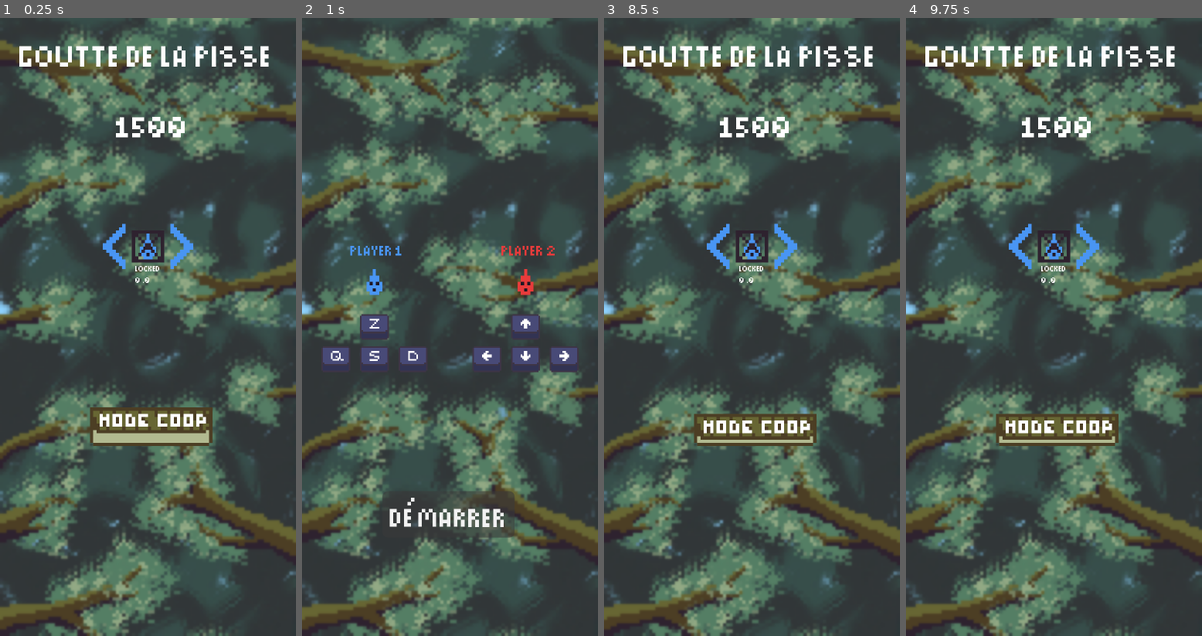
Above: before the commit, frames 1-4 (left to right).
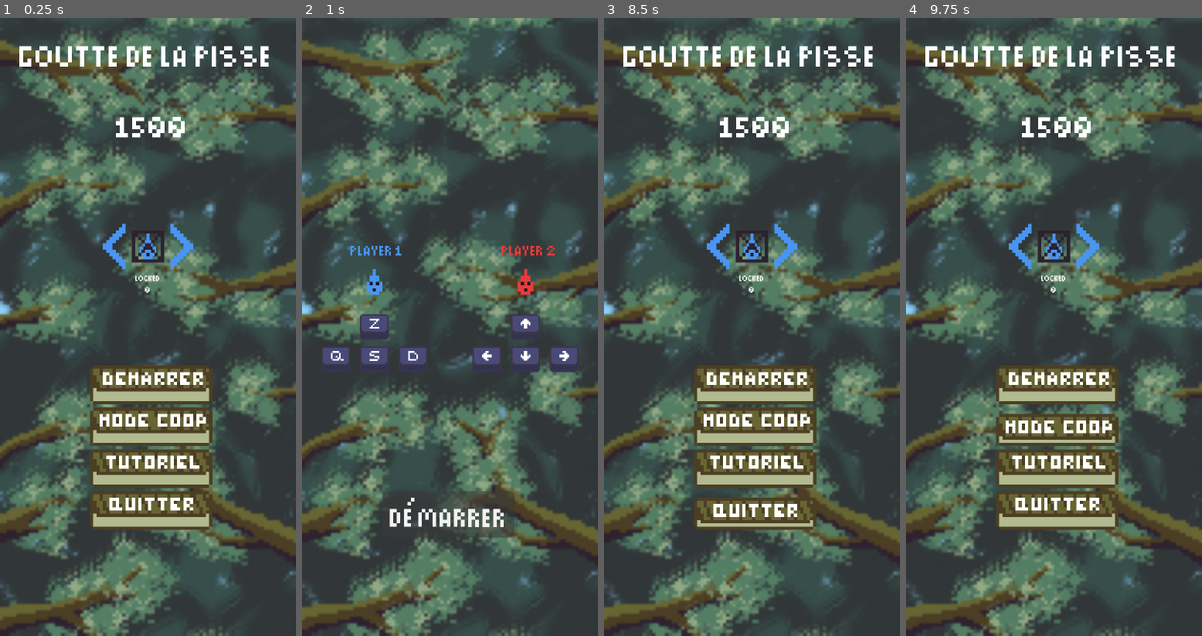
Above: after the commit, the same moments.

Repository: BrokHoly/gamejam_goutte
Game: Godot game, scene res://menu/menu.tscn
Two runs of this game, one before a commit and one after it. Both use one fixed random seed, a clock stepped at 60 frames per second and the inputs below.
Inputs (mouse positions are in pixels of both pictures, inside the frame that each line leads up to):
- Up to frame 1 (0.25 s): no input
- Up to frame 2 (1 s): click (455, 493) at 0.52 s
- Up to frame 3 (8.5 s): click "démarrer" at 1.25 s; hold D (move_right) 2.03-2.78 s; tap one key every 0.75 s from 2.1 s: Down (move_downP2) Left (move_leftP2) Right (move_rightP2) Up (move_upP2) Q (toggle_ice) Keypad 0 (toggle_iceP2) E (toggle_snow) Down (move_downP2) Left (move_leftP2); hold S (move_down) 2.78-3.53 s; hold D (move_right) 3.53-4.28 s; hold W (move_up) 4.28-5.03 s; hold A (move_left) 5.03-6.53 s; hold S (move_down) 6.53-7.28 s; hold D (move_right) 7.28-8.03 s; hold W (move_up) from 8.03 s (still down)
- Up to frame 4 (9.75 s): release W (move_up) at 8.75 s; click (1059, 549) at 8.77 s; click (1051, 432) at 9.5 s, where only the run before the commit has a clickable "retoure"

The runs differ from the first frame. In frame 1, 7.5% of the frame differs, in the area x 30-72%, y 40-83%; in frame 2, nothing differs; in frame 3, 8.7%; in frame 4, 7.5%.

Commit message:
menu changes + ui

Diff:
--- a/game_manager.gd
+++ b/game_manager.gd
@@ -115,3 +115,8 @@
 		return found
 
 	return -1
+
+
+func reset_highest_score():
+	#TODO reset highest score
+	pass
--- a/menu/menu.tscn
+++ b/menu/menu.tscn
@@ -5,12 +5,18 @@
 [ext_resource type="Texture2D" uid="uid://douqq14xebfhb" path="res://Assets/Sprites/Background/fond.png" id="2_s4hbh"]
 [ext_resource type="Script" uid="uid://6em8mog78mx" path="res://menu/skin_selector.gd" id="2_svuvw"]
 [ext_resource type="Texture2D" uid="uid://vvutqnn7hqvw" path="res://Assets/UI/ArrowLeft.png" id="3_svuvw"]
-[ext_resource type="Texture2D" uid="uid://lhwoouiccpni" path="res://Assets/UI/coopbutton-expor1t.png" id="5_043lm"]
+[ext_resource type="Texture2D" uid="uid://c6x1jumsbyfwu" path="res://Assets/UI/BoutonsMainMenu/CoopButton-expor1t.png" id="5_043lm"]
 [ext_resource type="Texture2D" uid="uid://krkjwramlpdk" path="res://Assets/UI/ArrowLeftHovert.png" id="5_juveg"]
 [ext_resource type="Texture2D" uid="uid://dgmc1d5w3p1es" path="res://Assets/UI/locked.png" id="6_6fswf"]
-[ext_resource type="Texture2D" uid="uid://d0odeoxvp8m75" path="res://Assets/UI/coopbutton-expor2t.png" id="6_iesyu"]
+[ext_resource type="Texture2D" uid="uid://d0o8rkvoiu0v0" path="res://Assets/UI/BoutonsMainMenu/demarrerButton-export1.png" id="6_bpqio"]
+[ext_resource type="Texture2D" uid="uid://ce6i08tj1qj0f" path="res://Assets/UI/BoutonsMainMenu/CoopButton-export2.png" id="6_iesyu"]
+[ext_resource type="Texture2D" uid="uid://cqa7lcbddl5fm" path="res://Assets/UI/BoutonsMainMenu/demarrerButton-export2.png" id="7_o0hb3"]
+[ext_resource type="Texture2D" uid="uid://56wjc8eoy744" path="res://Assets/UI/BoutonsMainMenu/DemarrerButton-export1.png" id="8_f5xy8"]
 [ext_resource type="Shader" uid="uid://cx6fvkp7milq1" path="res://menu/menu.gdshader" id="9_6fswf"]
 [ext_resource type="AudioStream" uid="uid://cp6yhfy4uo38s" path="res://Assets/Audio/UI_base.mp3" id="9_bc54p"]
+[ext_resource type="Texture2D" uid="uid://bsuapsrtyxely" path="res://Assets/UI/BoutonsMainMenu/DemarrerButton-export2.png" id="9_p0n8t"]
+[ext_resource type="Texture2D" uid="uid://0feyknsqeja6" path="res://Assets/UI/BoutonsMainMenu/TutorielButton-export1.png" id="10_tmd6c"]
+[ext_resource type="Texture2D" uid="uid://d37jkeopkv5qj" path="res://Assets/UI/BoutonsMainMenu/TutorielButton-export2.png" id="11_h81yq"]
 
 [sub_resource type="ShaderMaterial" id="ShaderMaterial_bc54p"]
 shader = ExtResource("9_6fswf")
@@ -36,37 +42,37 @@
 [node name="Buttons" type="Node2D" parent="." unique_id=240147485]
 position = Vector2(0, -45)
 
-[node name="Demarrer" type="TextureButton" parent="Buttons" unique_id=1728945346]
-offset_left = 27.0
-offset_top = 185.00002
-offset_right = 101.0
-offset_bottom = 211.00002
-scale = Vector2(0.555, 0.555)
-theme = ExtResource("1_j0t7f")
-
-[node name="Tuto" type="TextureButton" parent="Buttons" unique_id=1543133331]
-offset_left = 27.0
-offset_top = 203.00002
-offset_right = 101.0
-offset_bottom = 229.00002
-scale = Vector2(0.555, 0.555)
-theme = ExtResource("1_j0t7f")
-
-[node name="Quitter" type="TextureButton" parent="Buttons" unique_id=1803689084]
-offset_left = 27.0
-offset_top = 221.00002
-offset_right = 101.0
-offset_bottom = 247.00002
-scale = Vector2(0.555, 0.555)
-theme = ExtResource("1_j0t7f")
-
 [node name="ModeCoopNew" type="TextureButton" parent="Buttons" unique_id=721168597]
 offset_left = 28.0
 offset_top = 166.0
-offset_right = 68.0
-offset_bottom = 206.0
+offset_right = 66.0
+offset_bottom = 178.0
 texture_normal = ExtResource("5_043lm")
 texture_hover = ExtResource("6_iesyu")
+
+[node name="Démarrer" type="TextureButton" parent="Buttons" unique_id=902107087]
+offset_left = 28.0
+offset_top = 153.0
+offset_right = 66.0
+offset_bottom = 165.0
+texture_normal = ExtResource("6_bpqio")
+texture_hover = ExtResource("7_o0hb3")
+
+[node name="Quitter" type="TextureButton" parent="Buttons" unique_id=866491725]
+offset_left = 28.0
+offset_top = 192.0
+offset_right = 66.0
+offset_bottom = 204.0
+texture_normal = ExtResource("8_f5xy8")
+texture_hover = ExtResource("9_p0n8t")
+
+[node name="tuto" type="TextureButton" parent="Buttons" unique_id=1973872558]
+offset_left = 28.0
+offset_top = 179.0
+offset_right = 67.0
+offset_bottom = 192.0
+texture_normal = ExtResource("10_tmd6c")
+texture_hover = ExtResource("11_h81yq")
 
 [node name="Title" type="Label" parent="." unique_id=1882164434]
 texture_filter = 1
@@ -109,16 +115,17 @@
 anchors_preset = 15
 anchor_right = 1.0
 anchor_bottom = 1.0
-offset_left = -4.0
-offset_top = 4.9999995
-offset_right = 42.0
-offset_bottom = 44.0
+offset_left = -5.0
+offset_top = 7.999999
+offset_right = 53.823547
+offset_bottom = 55.058807
 grow_horizontal = 2
 grow_vertical = 2
 scale = Vector2(0.17, 0.17)
 theme = ExtResource("1_j0t7f")
 text = "locked
 "
+horizontal_alignment = 1
 
 [node name="ArrowLeft" type="TextureButton" parent="SkinSelector" unique_id=1340809550]
 anchors_preset = 15
@@ -153,9 +160,9 @@
 [node name="AudioStreamPlayer2D" type="AudioStreamPlayer2D" parent="." unique_id=1825216623]
 stream = ExtResource("9_bc54p")
 
-[connection signal="pressed" from="Buttons/Demarrer" to="." method="_on_demarrer_pressed"]
-[connection signal="pressed" from="Buttons/Tuto" to="." method="_on_tuto_pressed"]
-[connection signal="pressed" from="Buttons/Quitter" to="." method="_on_quitter_pressed"]
 [connection signal="pressed" from="Buttons/ModeCoopNew" to="." method="_on_mode_coop_new_pressed"]
+[connection signal="pressed" from="Buttons/Démarrer" to="." method="_on_mode_coop_new_pressed"]
+[connection signal="pressed" from="Buttons/Quitter" to="." method="_on_mode_coop_new_pressed"]
+[connection signal="pressed" from="Buttons/tuto" to="." method="_on_mode_coop_new_pressed"]
 [connection signal="pressed" from="SkinSelector/ArrowLeft" to="SkinSelector" method="_on_arrow_left_pressed"]
 [connection signal="pressed" from="SkinSelector/ArrowRight" to="SkinSelector" method="_on_arrow_right_pressed"]
--- a/menu/skin_selector.gd
+++ b/menu/skin_selector.gd
@@ -6,7 +6,12 @@
 #Score , (index of skin, locked 0 or unlocked1)
 var skin_inventory : Dictionary[int,Vector2] = {
 	0:Vector2(0,0),
-	1:Vector2(2000,1)
+	1:Vector2(2000,1),
+	2:Vector2(5000,1),
+	3:Vector2(10000,1),
+	4:Vector2(20000,1),
+	5:Vector2(50000,1),
+	6:Vector2(100000,1)
 }
 
 var selected : int = 0
@@ -16,6 +21,11 @@
 func _ready() -> void:
 	skin_list.append(load("res://Assets/Sprites/MainCharacter/GoutteNoOutline.png"))
 	skin_list.append(load("res://Assets/Sprites/MainCharacter/Goutte.png"))
+	skin_list.append(load("res://Assets/Sprites/MainCharacter/Skins/goutteexpression-expor2t.png"))
+	skin_list.append(load("res://Assets/Sprites/MainCharacter/Skins/goutteexpression-export3.png"))
+	skin_list.append(load("res://Assets/Sprites/MainCharacter/Skins/goutteexpression-export4.png"))
+	skin_list.append(load("res://Assets/Sprites/MainCharacter/Skins/goutteexpression-export5.png"))
+	skin_list.append(load("res://Assets/Sprites/MainCharacter/Skins/goutteexpression-export.png"))
 	GameManager.highest_score_changed.connect(new_highest_score)
 	new_highest_score()
 
@@ -34,7 +44,7 @@
 	if(skin_inventory[selected].y == 0):
 		$Skins/TextureRect.visible = true
 		$Skins/Label.visible = true
-		$Skins/Label.text = "Locked\n" +  str(skin_inventory[selected].x)
+		$Skins/Label.text = "Locked\n" +  str(int(skin_inventory[selected].x))
 	else:
 		$Skins/TextureRect.visible = false
 		$Skins/Label.visible = false
Binary file added: Assets/Sprites/MainCharacter/Skins/goutteexpression-expor2t.png
Not shown, added: Assets/Sprites/MainCharacter/Skins/goutteexpression-expor2t.png.import
Binary file added: Assets/Sprites/MainCharacter/Skins/goutteexpression-export.png
Not shown, added: Assets/Sprites/MainCharacter/Skins/goutteexpression-export.png.import
Binary file added: Assets/Sprites/MainCharacter/Skins/goutteexpression-export3.png
Not shown, added: Assets/Sprites/MainCharacter/Skins/goutteexpression-export3.png.import
Binary file added: Assets/Sprites/MainCharacter/Skins/goutteexpression-export4.png
Not shown, added: Assets/Sprites/MainCharacter/Skins/goutteexpression-export4.png.import
Binary file added: Assets/Sprites/MainCharacter/Skins/goutteexpression-export5.png
Not shown, added: Assets/Sprites/MainCharacter/Skins/goutteexpression-export5.png.import
Binary file added: Assets/UI/BoutonsMainMenu/CoopButton-expor1t.png
Not shown, added: Assets/UI/BoutonsMainMenu/CoopButton-expor1t.png.import
(and 22 more such lines)
